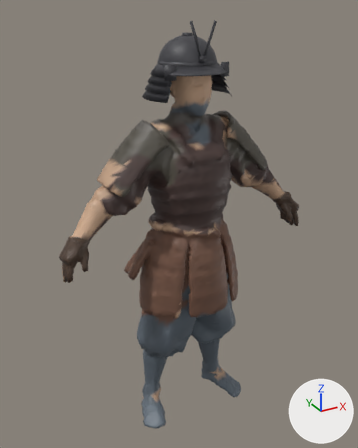
What one commit did to the glTF model assets/models/soldier_t3_battle.glb.
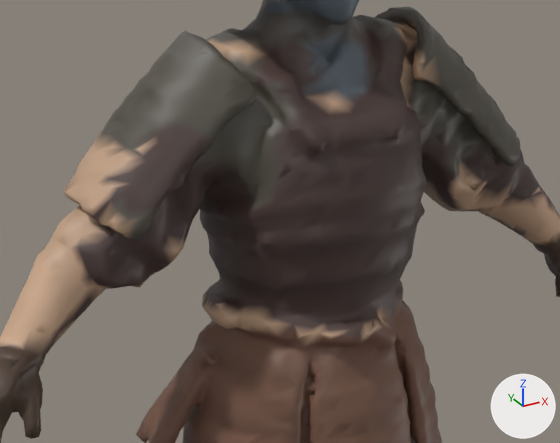
The first picture shows the older version from a 50 mm camera at (-0.952, -1.643, 1.754) aimed at (-0.023, 0.046, 0.91). The close-ups show the older and then the newer version on the part from 20% to 79% of the width and 24% to 61% of the height of that picture. Only the edits that show in the close-ups are written down. The lights are fixed; the arrows at lower right show +X, +Y and +Z. Where no turn or scale is listed for an object, it has been applied to the vertices.

The first close-up shows 'unamed'.
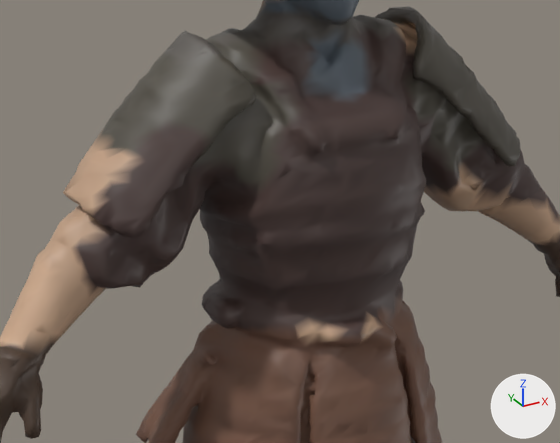
Pixel boxes [x1, y1, x2, y2] of what changed, in the close-ups (560 x 443 px):
part 1 of me_unamedmesh, recoloured: [50, 37, 560, 344] in both

The change, as a diff of the scene's bpy script:
```diff
--- a/assets/models/soldier_t3_battle.glb.py
+++ b/assets/models/soldier_t3_battle.glb.py
@@ me_unamedmesh @@
 me_unamedmesh.from_pydata(...)  # 10925 vertices, 21767 faces; spans x -0.55..0.55, y -0.18..0.19, z 0.0..1.71
 # used by ob_unamed; location = (0.0, 0.0, 0.0)
+# me_unamedmesh part 1: 1682 faces centred in x -0.55..0.52, y -0.16..0.18, z 0.0..1.46 are repainted in the vertex colours, in many colours
 me_unamedmesh.materials.append(mat_defaultmaterial)
```
